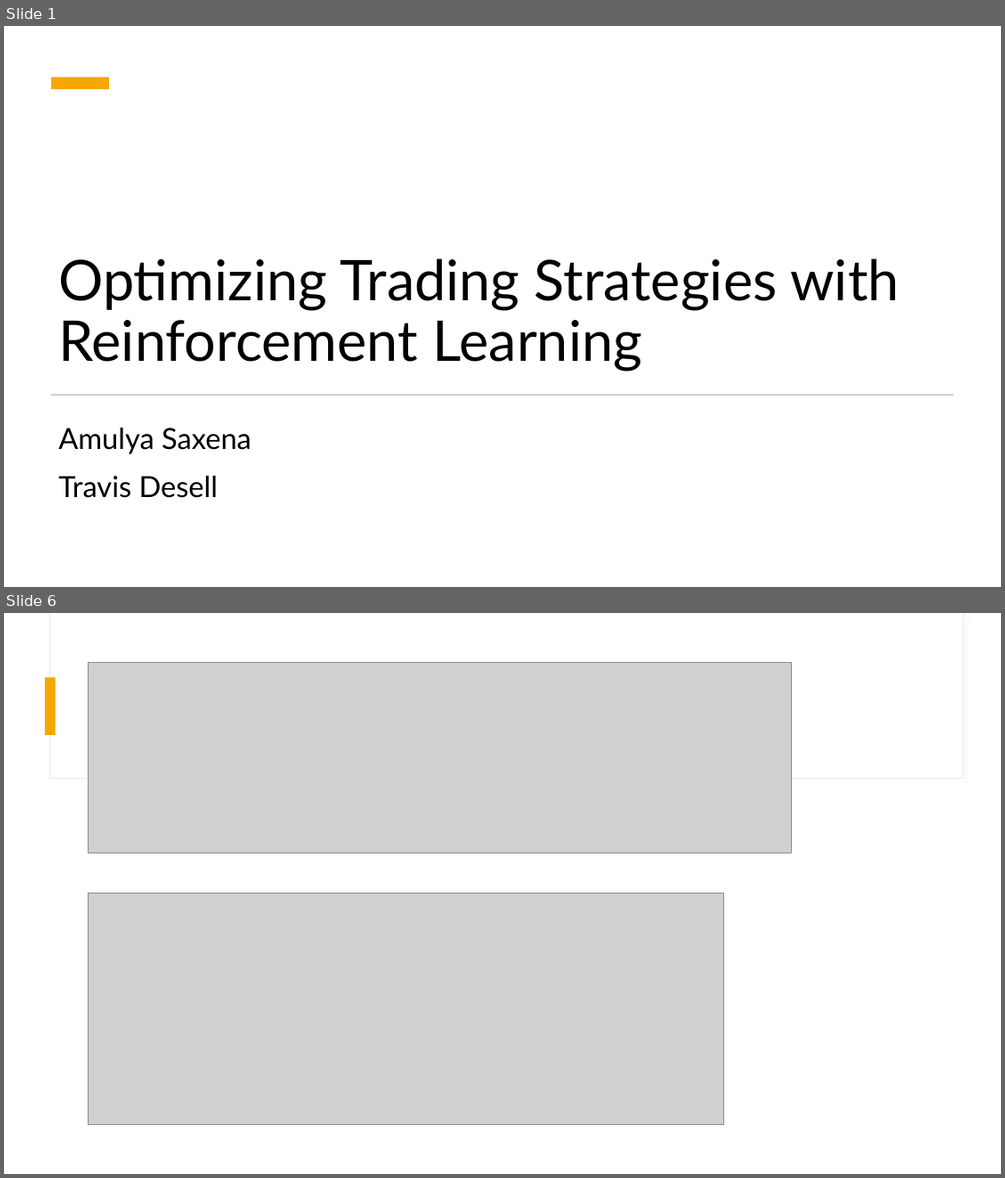
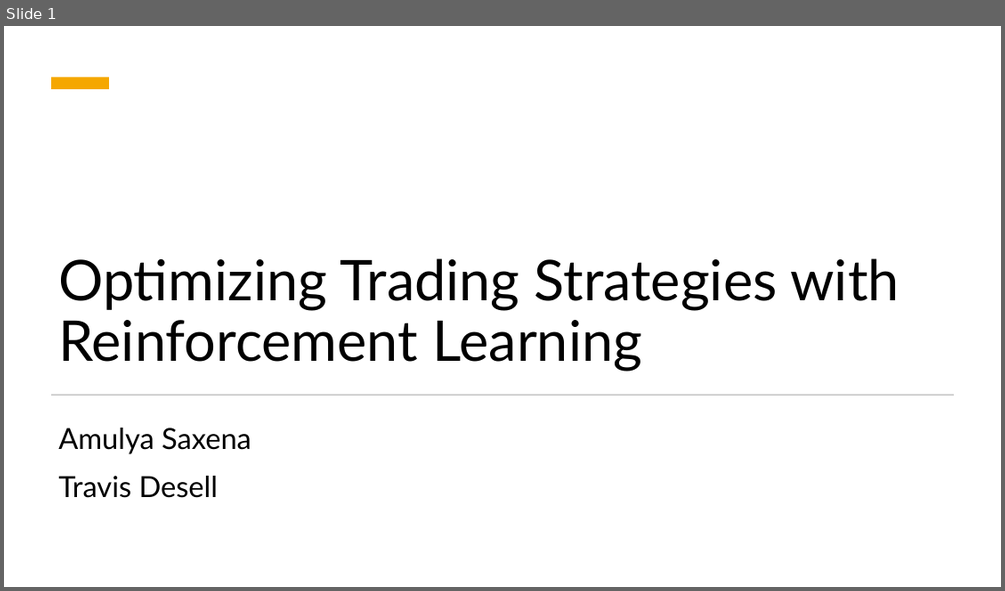
Before and after one commit to xlumzee/Optimizing-Trading-Strategies-RL, a slide deck: presentation/Standup 1.pptx. Shown one above the other, each under a label of ours: slides 1 and 6 before the commit, slide 1 after it; the slides between them are not shown. The pictures are 1005x1178 and 1005x591 pixels, drawn with LibreOffice and Linux fonts; fonts in the diff are those of the drawing; grey boxes stand for pictures. Boxes give left, top, right and bottom in pixels: in the first picture for what was removed or moved away, otherwise in the second. Text is boxed around its words. In the diff, an @@ line names an element or a change of style, - is before the commit and + after.

```diff
--- a/presentation/Standup 1.pptx
+++ b/presentation/Standup 1.pptx
@@ slide 6 removed at [4, 613, 1001, 1174], background #FFFFFF @@
@@ rectangle removed at [49, 613, 963, 779] @@
@@ rectangle removed at [50, 613, 963, 778] @@
@@ picture removed at [89, 662, 792, 853] @@
@@ rectangle removed at [45, 677, 56, 735] @@
@@ picture removed at [89, 893, 724, 1126] @@
```
Also in this commit, not shown: 3 slides changed, 4 slides added, 1 other slide removed, 22 other files.
